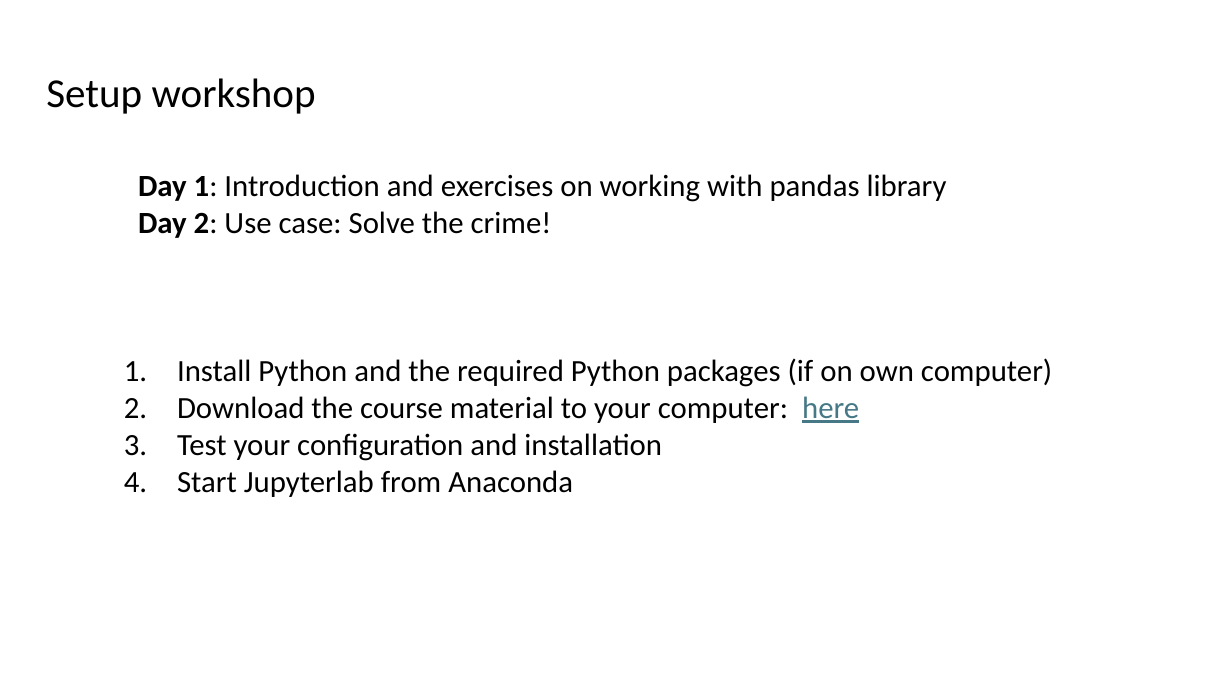
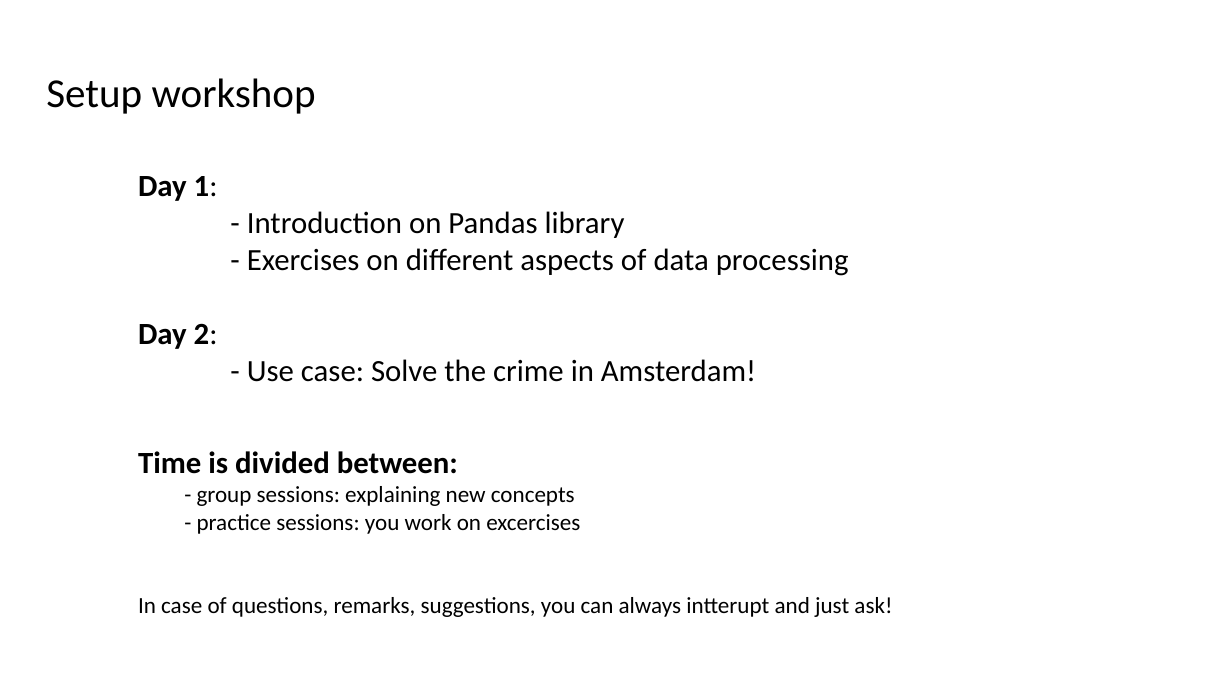
Before and after one commit to simonperneel/DS-python-data-analysis, a slide deck: slide 9 of docs/slides.pptx. Drawn at 1232x693 pixels with LibreOffice and Linux fonts; fonts in the diff are those of the drawing. Boxes give left, top, right and bottom in pixels: in the first picture for what was removed or moved away, otherwise in the second. Text is boxed around its words. In the diff, an @@ line names an element or a change of style, - is before the commit and + after.

```diff
--- a/docs/slides.pptx
+++ b/docs/slides.pptx
@@ text at (x1=138, y1=176, x2=849, y2=382): text changed @@
-Day 1: Introduction and exercises on working with pandas library
-Day 2: Use case: Solve the crime!
+Day 1:
+- Introduction on Pandas library
+- Exercises on different aspects of data processing
+Day 2:
+- Use case: Solve the crime in Amsterdam!
@@ text removed at (x1=177, y1=358, x2=1052, y2=497) @@
-1. Install Python and the required Python packages (if on own computer)
-2. Download the course material to your computer: here
-3. Test your configuration and installation
-4. Start Jupyterlab from Anaconda
@@ text added at (x1=138, y1=451, x2=892, y2=617), 18 pt, text #000000 @@
+Time is divided between:
+- group sessions: explaining new concepts
+- practice sessions: you work on excercises
+In case of questions, remarks, suggestions, you can always intterupt and just ask!
```
Also in this commit, not shown: 6 other slides changed, 23 other files.
